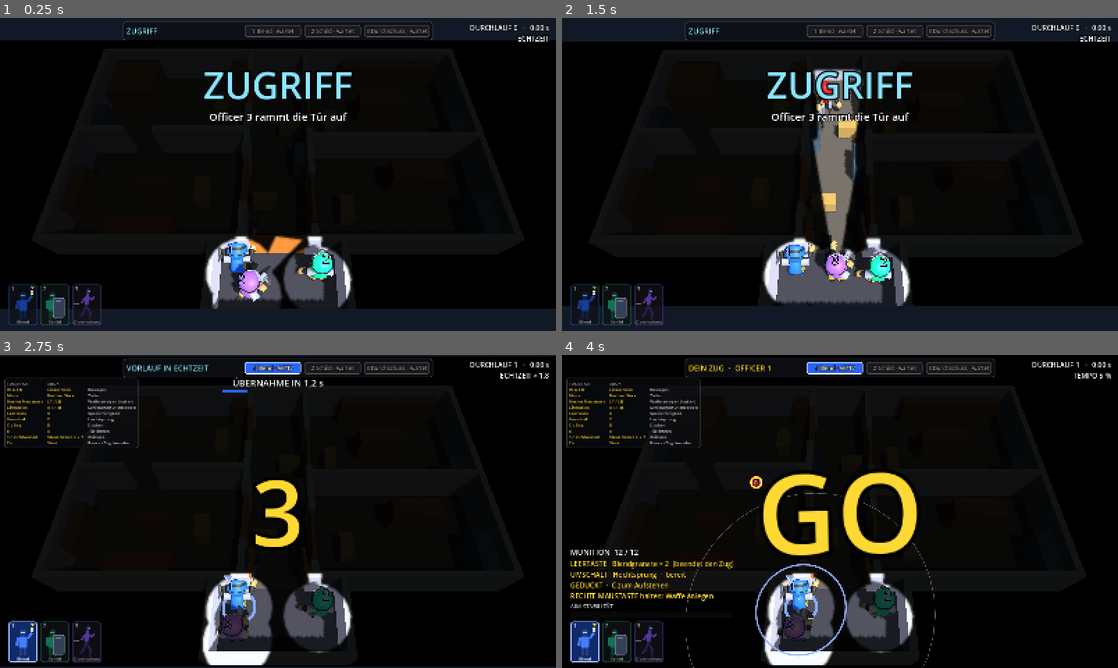
Above: before the commit, frames 1-4 (two rows, left to right).
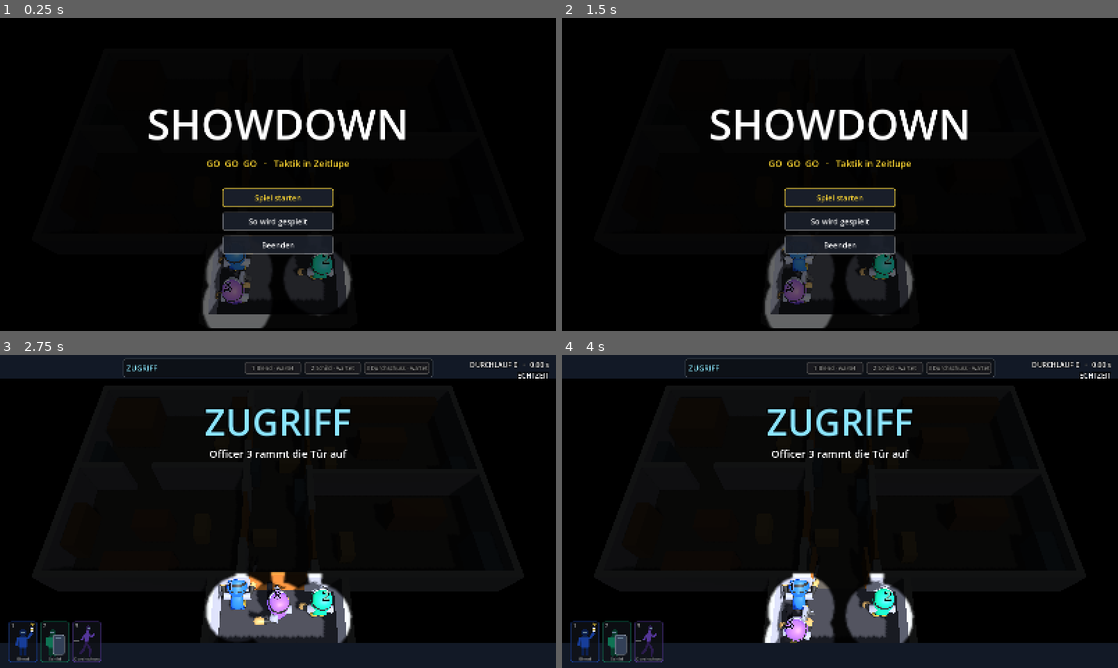
Above: after the commit, the same moments.

Repository: mathologyyy/showdown
Game: Godot game, scene res://scenes/main.tscn
The game is run twice, just before and just after one commit, with the same random seed, the same clock (stepped at 60 frames per second) and the same inputs.
Inputs (mouse positions are in pixels of both pictures, inside the frame that each line leads up to):
- Up to frame 1 (0.25 s): no input
- Up to frame 2 (1.5 s): click (840, 221) at 0.5 s, where only the run after the commit has a clickable "So wird gespielt"; tap Enter (ui_accept) at 1.25 s; move the mouse to (962, 158) at 1.27 s; hold Right (ui_right) from 1.28 s (still down); tap E at 1.35 s; click (962, 158) at 1.42 s
- Up to frame 3 (2.75 s): tap Enter (ui_accept) at 1.52, 2.27 s; move the mouse to (166, 527) at 2.02 s; release Right (ui_right) at 2.03 s; hold Down (ui_down) from 2.03 s (still down); tap Space at 2.1 s; click (166, 527) at 2.17 s; tap E at 2.3 s
- Up to frame 4 (4 s): move the mouse to (895, 442) at 2.77 s; release Down (ui_down) at 2.78 s; hold Right (ui_right) 2.78-3.53 s; tap F at 2.85 s; click (895, 442) at 2.92 s; tap E at 3.05, 3.8 s; move the mouse to (812, 574) at 3.52 s; hold Up (ui_up) from 3.53 s (still down); tap Shift at 3.6 s; click (812, 574) at 3.67 s; tap Enter (ui_accept) at 3.77 s

The runs differ from the first frame. In frame 1, 23% of the frame differs, in the area x 0-100%, y 0-100%; in frame 2, 26%; in frame 3, 16%; in frame 4, 19%.

Commit message:
Treffer-Feedback, Replay-Kamera, Vibration, Hauptmenü mit Einweisung
Co-Authored-By: Claude Fable 5.2 <noreply@anthropic.com>
Claude-Session: https://claude.ai/code/session_019KGUCiKQWdvFfzwKJNJyVD

Diff:
--- a/scripts/fx_overlay.gd
+++ b/scripts/fx_overlay.gd
@@ -9,6 +9,7 @@
 const SPARK_LIFE := 0.16
 const BLOOD_LIFE := 0.30
 const PULSE_LIFE := 0.9         # echte Sekunden
+const TRAIL_LIFE := 0.7         # echte Sekunden: so lange bleibt eine Schussbahn im Replay stehen
 const BULLET_TAIL := 0.9        # sichtbare Länge der Leuchtspur in Metern
 
 var camera: Camera3D
@@ -64,6 +65,12 @@
 		"life": 0.7, "real": true, "radius": radius, "color": Color.WHITE})
 
 
+## Schussbahn, die kurz stehen bleibt und verblasst (Abschluss-Replay).
+func add_trail(from: Vector3, to: Vector3, enemy: bool) -> void:
+	_effects.append({"kind": "trail", "pos": from, "dir": to, "age": 0.0, "life": TRAIL_LIFE,
+		"real": true, "color": Color(1.0, 0.55, 0.1) if enemy else Color(1.0, 1.0, 0.65)})
+
+
 func clear() -> void:
 	_effects.clear()
 	bullets = []
@@ -102,6 +109,7 @@
 			"blood": _draw_blood(e)
 			"pulse": _draw_pulse(e)
 			"flash": _draw_flash(e)
+			"trail": _draw_trail(e)
 	for g in grenades:
 		_draw_grenade(g)
 	for t in threats:
@@ -129,6 +137,15 @@
 	draw_line(tail, head, Color(col, 0.25), 9.0, true)
 	draw_line(tail.lerp(head, 0.4), head, col, 3.5, true)
 	draw_circle(head, 3.5, Color.WHITE)
+
+
+func _draw_trail(e: Dictionary) -> void:
+	var k: float = 1.0 - e.age / e.life
+	var col: Color = e.color
+	var a := _px(e.pos)
+	var b := _px(e.dir)                       # "dir" trägt hier den Endpunkt
+	draw_line(a, b, Color(col, 0.12 * k), 8.0, true)
+	draw_line(a, b, Color(col, 0.5 * k), 2.0, true)
 
 
 func _draw_muzzle(e: Dictionary) -> void:
--- a/scripts/game_manager.gd
+++ b/scripts/game_manager.gd
@@ -21,7 +21,13 @@
 ## Die Simulation läuft ausschließlich in _physics_process mit festem Zeitschritt
 ## (deterministisch, siehe time_control.gd), alles Sichtbare in _process.
 
-enum Phase { PLAYING, BREAK, RESOLVE, FAILED, FINAL_REPLAY, RESULTS, INTRO, REWIND }
+enum Phase { PLAYING, BREAK, RESOLVE, FAILED, FINAL_REPLAY, RESULTS, INTRO, REWIND, MENU }
+
+## Hauptmenü + Einweisung (eigenes Skript, per Pfad geladen).
+const MainMenuScript := preload("res://scripts/main_menu.gd")
+## Hauptmenü schon durchlaufen? Statisch, damit "Neue Mission" (Szene neu laden)
+## direkt ins Spiel führt und nicht wieder ins Menü.
+static var _menu_done := false
 
 ## Was einen Zug beendet (zum Ausprobieren umschaltbar):
 const ENEMY_SHOT_ENDS_TURN := false   # Gegnerschüsse frieren nicht mehr ein, die Kugel fliegt sofort
@@ -107,6 +113,14 @@
 const PAD_RELEASE_DROP := 0.04
 const PAD_TRIGGER := 0.5            # ab dieser Auslenkung gilt ein Trigger (LT/RT) als gedrückt
 const PAD_THROW_DEFAULT := 5.0      # Wurfweite der Granate (m), solange der rechte Stick ruht
+## Treffer-Feedback: so lange steht das Bild bei einem sichtbaren Treffer (echte Sekunden).
+const HITSTOP_SECONDS := 0.07
+## Abschluss-Replay: Kamera folgt dem Team (Abstand als Anteil der Totalen) und fährt beim
+## letzten ausgeschalteten Gegner kurz nah heran, dazu Zeitlupe.
+const REPLAY_ZOOM := 0.72
+const REPLAY_KILL_ZOOM := 0.45
+const REPLAY_KILL_SCALE := 0.2      # Tempo der Zeitlupe beim letzten Treffer
+const REPLAY_KILL_SECONDS := 1.3    # echte Sekunden
 const CAM_PITCH_DEG := 60.0
 const CAM_FOV := 50.0
 
@@ -189,6 +203,14 @@
 var _rp_seg := 0
 var _rp_tick := 0
 var _rp_elapsed := 0
+var _rp_cam_k := 0.0                 # 0 = Totale, 1 = Replay-Kamera folgt dem Team
+var _rp_focus := Vector3.ZERO        # Punkt, auf den die Replay-Kamera schaut
+var _rp_zoom := 1.0
+var _rp_slow := 0.0                  # verbleibende echte Sekunden Zeitlupe (letzter Treffer)
+var _rp_final_done := false          # Zeitlupe beim letzten Gegner schon ausgelöst
+var _rp_last_down := Vector3.ZERO    # dort ist zuletzt ein Gegner gefallen
+var _hitstop := 0.0                  # verbleibende echte Sekunden Bildstopp nach einem Treffer
+var _menu = null                     # Hauptmenü (main_menu.gd), nur bis zum Spielstart
 
 
 func _ready() -> void:
@@ -256,6 +278,7 @@
 	_pause = PauseMenu.new()              # CanvasLayer 10: Pausemenü
 	add_child(_pause)
 	_pause.end_turn_requested.connect(request_hold)
+	_pause.main_menu_requested.connect(_to_main_menu)
 	# Bauart eines schon angeschlossenen Controllers für die Tastenanzeige ermitteln
 	var pads := Input.get_connected_joypads()
 	_set_pad_kind(pads[0] if not pads.is_empty() else -1)
@@ -263,7 +286,42 @@
 	# Tastaturfokus sofort holen (beim Start aus dem Editor sonst erst nach einem Klick)
 	get_window().grab_focus()
 	_last_usec = Time.get_ticks_usec()
+	if _menu_done:
+		_start_intro()
+	else:
+		_open_menu()
+
+
+# =============================================================================
+#  Hauptmenü
+# =============================================================================
+
+## Vor dem ersten Einsatz: Menü über dem stehenden Spielbild. Simulation, HUD und
+## Pausemenü ruhen, bis "Spiel starten" gewählt (und die Einweisung durch) ist.
+func _open_menu() -> void:
+	phase = Phase.MENU
+	_hud.visible = false
+	_pause.enabled = false
+	_menu = MainMenuScript.new()
+	add_child(_menu)
+	_menu.start_requested.connect(_on_menu_start)
+
+
+func _on_menu_start() -> void:
+	_menu_done = true
+	_menu.queue_free()
+	_menu = null
+	_hud.visible = true
+	_pause.enabled = true
+	_last_usec = Time.get_ticks_usec()
 	_start_intro()
+
+
+## Aus dem Pausemenü zurück ins Hauptmenü: Szene neu laden, Menü wieder zeigen.
+func _to_main_menu() -> void:
+	_menu_done = false
+	TimeControl.override_scale = -1.0
+	get_tree().reload_current_scene()
 
 
 # =============================================================================
@@ -676,6 +734,10 @@
 	_rp_seg = 0
 	_rp_tick = 0
 	_rp_elapsed = 0
+	_rp_focus = _level_center()
+	_rp_zoom = 1.0
+	_rp_slow = 0.0
+	_rp_final_done = false
 	_bullets.clear()
 	_grenades.clear()
 	_fx.clear()
@@ -730,6 +792,8 @@
 # =============================================================================
 
 func _physics_process(_delta: float) -> void:
+	if _hitstop > 0.0:
+		return                          # Bildstopp nach einem Treffer
 	if _settle > 0:
 		_settle -= 1
 		return
@@ -959,6 +1023,8 @@
 	_fx.add_muzzle(shooter.eye() + dir * 0.95, dir, shooter is Enemy)
 	_shake = 0.12
 	_snd.play("shot_enemy" if shooter is Enemy else "shot_team", _pitch())
+	if shooter is Officer:
+		_rumble(0.5, 0.0, 0.07)
 
 
 ## Tonhöhe passend zum Spieltempo: in Zeitlupe klingen Schüsse tiefer und gedehnt.
@@ -1013,6 +1079,8 @@
 			b.left -= move
 			if b.left <= 0.0:
 				_impact(b.pos, b.hit_actor)
+				if b.hit_actor:
+					_hit_feedback(b.pos, not b.enemy)
 				_bullets.remove_at(i)
 			continue
 		var to: Vector3 = b.pos + b.dir * step
@@ -1064,6 +1132,7 @@
 				continue
 			if on_actor:
 				hit.collider.kill()
+				_hit_feedback(hit.position, hit.collider is Enemy)
 			_impact(hit.position, on_actor)
 			_bullets.remove_at(i)
 		else:
@@ -1218,6 +1287,7 @@
 	_fx.add_flash(at, FLASH_RADIUS)
 	_shake = 0.2
 	_snd.play("flash", _pitch())
+	_rumble(0.4, 1.0, 0.3)
 	if g.ghost:
 		return
 	for e in enemies:
@@ -1227,6 +1297,25 @@
 			e.blind(FLASH_SECONDS)
 		else:
 			e.hear(at)
+
+
+## Spürbarer Treffer an einer Figur: kurzer Bildstopp, Kamera-Ruck, eigener Ton und
+## Vibration. Nur wenn die Stelle im Sichtkegel liegt – sonst bleibt der Treffer ungewiss.
+## enemy_down: ein Gegner wurde getroffen (sonst Officer oder Geisel).
+func _hit_feedback(pos: Vector3, enemy_down: bool) -> void:
+	if not _vision.is_point_visible(pos):
+		return
+	_hitstop = HITSTOP_SECONDS
+	_shake = maxf(_shake, 0.28)
+	_snd.play("kill" if enemy_down else "loss", _pitch())
+	_rumble(0.5, 0.9, 0.18)
+
+
+## Controller-Vibration (nur wenn gerade mit Controller gespielt wird).
+## weak/strong: Stärke der beiden Motoren 0..1.
+func _rumble(weak: float, strong: float, seconds: float) -> void:
+	if _pad_active:
+		Input.start_joy_vibration(_pad_dev, weak, strong, seconds)
 
 
 ## Einschlag-Effekt, nur wenn die Stelle im Sichtkegel liegt (sonst bleibt der Treffer ungewiss).
@@ -1253,12 +1342,19 @@
 		var is_alive := t[b + 3] > 0.5
 		if a.alive != is_alive:
 			a.set_alive(is_alive)
+			if a is Enemy and not is_alive:
+				_rp_last_down = a.global_position
 		a.apply_flags(int(t[b + 4]))
 		a.update_motion(TimeControl.DT)
+	if not _rp_final_done and _rp_elapsed > 0 and _count_alive(enemies) == 0:
+		# letzter Gegner ausgeschaltet: kurze Zeitlupe, Kamera fährt heran
+		_rp_final_done = true
+		_rp_slow = REPLAY_KILL_SECONDS
 	for s in seg.shots:
 		if s.tick == _rp_tick:
 			_bullets.append({"pos": s.from, "prev": s.from, "dir": s.dir, "enemy": s.enemy,
 				"left": s.dist, "ghost": true, "hit_actor": s.hit_actor})
+			_fx.add_trail(s.from, s.from + s.dir * s.dist, s.enemy)
 			if s.who >= 0:
 				_shot_fx(_all[s.who], s.dir)
 	for d in seg.doors:
@@ -1519,6 +1615,12 @@
 
 	if phase == Phase.INTRO:
 		_update_intro(real_dt)
+	_hitstop = maxf(0.0, _hitstop - real_dt)
+	if phase == Phase.FINAL_REPLAY:
+		# Abschluss-Replay: Echtzeit-Tempo, beim letzten Treffer kurz Zeitlupe
+		_rp_slow = maxf(0.0, _rp_slow - real_dt)
+		var want := REPLAY_KILL_SCALE if _rp_slow > 0.0 else TimeControl.realtime_speed
+		TimeControl.override_scale = move_toward(TimeControl.override_scale, want, real_dt * 8.0)
 	_update_go(real_dt)
 
 	if phase == Phase.BREAK:
@@ -1565,7 +1667,7 @@
 ## Feste Kamera: Abstand so gewählt, dass die ganze Wohnung ins Fenster passt.
 func _update_camera(real_dt: float) -> void:
 	var bd: Array = Level.BOUNDS
-	var center := Vector3((bd[0] + bd[2]) * 0.5, 0.0, (bd[1] + bd[3]) * 0.5)
+	var center := _level_center()
 	var screen := get_viewport().get_visible_rect().size
 	var aspect := screen.x / maxf(screen.y, 1.0)
 	var half := tan(deg_to_rad(CAM_FOV) * 0.5)
@@ -1580,7 +1682,34 @@
 	# Nahaufnahme beim Schuss: weich an den Schützen heranfahren und wieder zurück
 	_cam_k = lerpf(_cam_k, 0.0 if _cut.is_empty() else 1.0, 1.0 - exp(-4.0 * real_dt))
 	var close := Vector3(_cam_focus.x, 0.8, _cam_focus.z) + back * dist * CUT_ZOOM
-	_camera.global_position = overview.lerp(close, smoothstep(0.0, 1.0, _cam_k)) + jitter
+	# Abschluss-Replay: die Kamera folgt dem Team; beim letzten Treffer fährt sie nah heran
+	var in_replay := phase == Phase.FINAL_REPLAY
+	var follow_w := 1.0 - exp(-3.0 * real_dt)
+	_rp_cam_k = lerpf(_rp_cam_k, 1.0 if in_replay else 0.0, 1.0 - exp(-2.5 * real_dt))
+	if in_replay:
+		var kill_shot := _rp_slow > 0.0
+		var target := _rp_last_down if kill_shot else center.lerp(_squad_center(center), 0.7)
+		_rp_focus = _rp_focus.lerp(target, follow_w)
+		_rp_zoom = lerpf(_rp_zoom, REPLAY_KILL_ZOOM if kill_shot else REPLAY_ZOOM, follow_w)
+	var follow := Vector3(_rp_focus.x, 0.0, _rp_focus.z) + back * dist * _rp_zoom
+	var pos := overview.lerp(follow, smoothstep(0.0, 1.0, _rp_cam_k))
+	_camera.global_position = pos.lerp(close, smoothstep(0.0, 1.0, _cam_k)) + jitter
+
+
+func _level_center() -> Vector3:
+	var bd: Array = Level.BOUNDS
+	return Vector3((bd[0] + bd[2]) * 0.5, 0.0, (bd[1] + bd[3]) * 0.5)
+
+
+## Mittelpunkt der lebenden Officer (fallback, wenn keiner lebt).
+func _squad_center(fallback: Vector3) -> Vector3:
+	var sum := Vector3.ZERO
+	var n := 0
+	for o in officers:
+		if o.alive:
+			sum += o.global_position
+			n += 1
+	return sum / n if n > 0 else fallback
 
 
 func _update_vision_and_lasers() -> void:
@@ -1809,6 +1938,8 @@
 			_hud.set_phase("ERGEBNIS", Color.WHITE)
 		Phase.INTRO:
 			_hud.set_phase("ZUGRIFF", COL_REALTIME)
+		Phase.MENU:
+			_hud.set_phase("", Color.WHITE)
 		Phase.REWIND:
 			_hud.set_phase("ZURÜCKSPULEN", COL_REALTIME)
 
--- /dev/null
+++ b/scripts/main_menu.gd
@@ -0,0 +1,318 @@
+extends CanvasLayer
+## Hauptmenü und Einweisung. Liegt als eigene Ebene über dem (noch stehenden) Spiel.
+##  - Menü: „Spiel starten“, „So wird gespielt“, „Beenden“
+##  - Einweisung: drei Tafeln mit je einer gezeichneten Grafik, die das Runden-Prinzip
+##    erklären. Jeder Tastendruck/Klick blättert weiter, Esc bzw. Start überspringt alles.
+##    Sie erscheint automatisch vor der ersten Mission und danach nur noch auf Wunsch.
+## Der GameManager lädt dieses Skript per preload und wartet auf start_requested.
+## Alles per Code aufgebaut (Stil wie pause_menu.gd).
+
+signal start_requested
+
+const OFFICER_COLORS := [
+	Color(0.15, 0.40, 1.00), Color(0.10, 0.75, 0.55), Color(0.55, 0.35, 1.00),
+]
+const ENEMY_COLOR := Color(0.75, 0.08, 0.06)
+const GOLD := Color(1.0, 0.85, 0.2)
+const PAGE_W := 760.0
+
+const PAGES := [
+	{"title": "1 · EIN ZUG PRO OFFICER",
+		"text": "Du steuerst deine drei Officer nacheinander. Ein Zug endet mit deinem Schuss, dem Wurf der Blendgranate oder dem Heben des Schilds. Ob der Schuss trifft, erfährst du noch nicht."},
+	{"title": "2 · ZURÜCKSPULEN",
+		"text": "Nach jedem Zug wird die Zeit zurückgespult. Der nächste Officer startet im selben Moment wie der vorige – dessen Zug läuft als Aufzeichnung mit, und seine Kugeln fliegen jetzt wirklich. So greifen alle drei gleichzeitig an."},
+	{"title": "3 · AUSWERTUNG UND REPLAY",
+		"text": "Zum Schluss laufen alle Züge gemeinsam ab. Sind alle Gegner ausgeschaltet und die Geiseln unverletzt, siehst du den ganzen Einsatz in Echtzeit – und bekommst Sterne für Tempo, wenige Schüsse und wenige Durchläufe."},
+]
+
+## Einweisung wurde schon gezeigt (statisch: bleibt über das Neuladen der Szene erhalten).
+static var briefing_seen := false
+
+var _menu_box: VBoxContainer
+var _start: Button
+var _brief: PanelContainer
+var _b_title: Label
+var _b_text: Label
+var _b_dots: Label
+var _diagram: Diagram
+var _page := 0
+var _brief_then_start := false     # nach der Einweisung direkt ins Spiel (sonst zurück ins Menü)
+
+
+## Grafik einer Einweisungs-Tafel (page 0..2), komplett gezeichnet.
+class Diagram extends Control:
+	const W := 760.0
+	const H := 250.0
+	const COLORS := [
+		Color(0.15, 0.40, 1.00), Color(0.10, 0.75, 0.55), Color(0.55, 0.35, 1.00),
+	]
+	const RED := Color(0.85, 0.15, 0.1)
+	const GOLD := Color(1.0, 0.85, 0.2)
+	const GRAY := Color(0.6, 0.63, 0.68)
+
+	var page := 0
+
+	func _init() -> void:
+		custom_minimum_size = Vector2(W, H)
+		mouse_filter = Control.MOUSE_FILTER_IGNORE
+
+	func set_page(p: int) -> void:
+		page = p
+		queue_redraw()
+
+	func _draw() -> void:
+		draw_rect(Rect2(0, 0, W, H), Color(0.08, 0.09, 0.12, 0.9))
+		match page:
+			0:
+				_draw_turns()
+			1:
+				_draw_rewind()
+			_:
+				_draw_resolve()
+
+	# Tafel 1: drei Officer, jeder mit eigenem Weg und Schuss auf den Gegner
+	func _draw_turns() -> void:
+		var enemy := Vector2(640, 125)
+		var starts: Array[Vector2] = [Vector2(90, 55), Vector2(90, 125), Vector2(90, 195)]
+		var ends: Array[Vector2] = [Vector2(400, 60), Vector2(330, 125), Vector2(420, 200)]
+		for i in 3:
+			var col: Color = COLORS[i]
+			var a: Vector2 = starts[i]
+			var b: Vector2 = ends[i]
+			draw_line(a, b, Color(col, 0.9), 4.0, true)
+			_dashed(b, enemy, GOLD, 2.0)
+			_figure(b, col, "")
+			_figure(a, Color(col, 0.35), str(i + 1))
+			_text(Vector2(a.x - 70, a.y + 38), 140, "Zug %d" % (i + 1), 14, GRAY)
+		_figure(enemy, RED, "!")
+		_text(Vector2(enemy.x - 70, enemy.y + 38), 140, "Gegner", 14, GRAY)
+
+	# Tafel 2: Zeitleiste – jeder Zug beginnt wieder am selben Startmoment
+	func _draw_rewind() -> void:
+		var x0 := 150.0
+		var lengths: Array[float] = [260.0, 380.0, 480.0]
+		draw_line(Vector2(x0, 20), Vector2(x0, 215), Color.WHITE, 2.0)
+		_text(Vector2(x0 - 70, 240), 140, "Start", 14, GRAY)
+		for i in 3:
+			var y := 55.0 + 62.0 * i
+			var col: Color = COLORS[i]
+			var x1: float = x0 + lengths[i]
+			_figure(Vector2(x0 - 50, y), col, str(i + 1))
+			draw_rect(Rect2(x0, y - 9, x1 - x0, 18), Color(col, 0.85))
+			draw_circle(Vector2(x1, y), 9.0, GOLD)                 # der Schuss beendet den Zug
+			_text(Vector2(x1 + 16, y + 5), 120, "Schuss", 14, GOLD, HORIZONTAL_ALIGNMENT_LEFT)
+			if i < 2:
+				# Rückspul-Pfeil zurück zum Start
+				var ya := y + 31.0
+				draw_line(Vector2(x1, ya), Vector2(x0 + 14, ya), GRAY, 2.0, true)
+				_triangle(Vector2(x0 + 4, ya), Vector2(-1, 0), 9.0, GRAY)
+				_triangle(Vector2(x0 + 18, ya), Vector2(-1, 0), 9.0, GRAY)
+
+	# Tafel 3: alle Züge laufen zusammen ab, danach die Wertung
+	func _draw_resolve() -> void:
+		var x0 := 150.0
+		var lengths: Array[float] = [260.0, 380.0, 480.0]
+		_triangle(Vector2(x0 - 62, 110), Vector2(1, 0), 26.0, Color.WHITE)
+		for i in 3:
+			var y := 70.0 + 40.0 * i
+			var col: Color = COLORS[i]
+			draw_rect(Rect2(x0, y - 9, lengths[i], 18), Color(col, 0.85))
+			draw_circle(Vector2(x0 + lengths[i], y), 9.0, GOLD)
+		# Abspielmarke
+		draw_line(Vector2(x0 + 300, 40), Vector2(x0 + 300, 180), Color.WHITE, 3.0)
+		for i in 3:
+			_star(Vector2(300.0 + 80.0 * i, 215), 20.0, GOLD)
+
+	func _figure(at: Vector2, col: Color, label: String) -> void:
+		draw_circle(at, 20.0, col)
+		draw_arc(at, 20.0, 0.0, TAU, 32, Color(1, 1, 1, 0.8), 2.0, true)
+		if label != "":
+			_text(Vector2(at.x - 20, at.y + 8), 40, label, 22, Color.WHITE)
+
+	func _text(pos: Vector2, width: float, text: String, font_size: int, col: Color,
+			align := HORIZONTAL_ALIGNMENT_CENTER) -> void:
+		draw_string(get_theme_default_font(), pos, text, align, width, font_size, col)
+
+	func _dashed(a: Vector2, b: Vector2, col: Color, width: float) -> void:
+		var n := int(a.distance_to(b) / 14.0)
+		for i in n:
+			if i % 2 == 0:
+				draw_line(a.lerp(b, float(i) / n), a.lerp(b, float(i + 1) / n), col, width, true)
+
+	## Gefülltes Dreieck, Spitze in Richtung dir.
+	func _triangle(center: Vector2, dir: Vector2, s: float, col: Color) -> void:
+		var side := Vector2(-dir.y, dir.x)
+		draw_colored_polygon(PackedVector2Array([
+			center + dir * s, center - dir * s * 0.6 + side * s * 0.8,
+			center - dir * s * 0.6 - side * s * 0.8]), col)
+
+	func _star(center: Vector2, radius: float, col: Color) -> void:
+		var pts := PackedVector2Array()
+		for i in 10:
+			var r := radius if i % 2 == 0 else radius * 0.45
+			pts.append(center + Vector2.UP.rotated(TAU * i / 10.0) * r)
+		draw_colored_polygon(pts, col)
+
+
+func _ready() -> void:
+	layer = 8                                  # über dem HUD (3), unter dem Pausemenü (10)
+	var root := Control.new()
+	root.set_anchors_and_offsets_preset(Control.PRESET_FULL_RECT)
+	root.mouse_filter = Control.MOUSE_FILTER_IGNORE
+	add_child(root)
+
+	# Abdunklung über dem Spielbild, fängt Mausklicks ab
+	var dim := ColorRect.new()
+	dim.color = Color(0.0, 0.0, 0.0, 0.6)
+	dim.mouse_filter = Control.MOUSE_FILTER_STOP
+	root.add_child(dim)
+	dim.set_anchors_and_offsets_preset(Control.PRESET_FULL_RECT)
+
+	# --- Menü ---
+	_menu_box = VBoxContainer.new()
+	_menu_box.add_theme_constant_override("separation", 14)
+	root.add_child(_menu_box)
+	_menu_box.set_anchors_and_offsets_preset(Control.PRESET_CENTER)
+	_menu_box.grow_horizontal = Control.GROW_DIRECTION_BOTH
+	_menu_box.grow_vertical = Control.GROW_DIRECTION_BOTH
+	var title := _label(_menu_box, 120, Color.WHITE)
+	title.text = "SHOWDOWN"
+	title.add_theme_constant_override("outline_size", 20)
+	var sub := _label(_menu_box, 26, GOLD)
+	sub.text = "GO  GO  GO   ·   Taktik in Zeitlupe"
+	var gap := Control.new()
+	gap.custom_minimum_size.y = 26
+	_menu_box.add_child(gap)
+	_start = _button(_menu_box, "Spiel starten")
+	_start.pressed.connect(_on_start)
+	_button(_menu_box, "So wird gespielt").pressed.connect(_open_briefing.bind(false))
+	_button(_menu_box, "Beenden").pressed.connect(_on_quit)
+
+	# --- Einweisung ---
+	_brief = PanelContainer.new()
+	_brief.add_theme_stylebox_override("panel", _box(Color(0.04, 0.05, 0.07, 0.96), Color(1, 1, 1, 0.3), 26))
+	root.add_child(_brief)
+	_brief.set_anchors_and_offsets_preset(Control.PRESET_CENTER)
+	_brief.grow_horizontal = Control.GROW_DIRECTION_BOTH
+	_brief.grow_vertical = Control.GROW_DIRECTION_BOTH
+	var col := VBoxContainer.new()
+	col.add_theme_constant_override("separation", 16)
+	_brief.add_child(col)
+	_b_title = _label(col, 40, GOLD)
+	_diagram = Diagram.new()
+	col.add_child(_diagram)
+	_b_text = _label(col, 22, Color.WHITE)
+	_b_text.autowrap_mode = TextServer.AUTOWRAP_WORD_SMART
+	_b_text.custom_minimum_size = Vector2(PAGE_W, 96)
+	_b_dots = _label(col, 26, Color.WHITE)
+	var hint := _label(col, 15, Color(0.7, 0.7, 0.7))
+	hint.text = "Weiter: beliebige Taste oder Klick      Überspringen: Esc / Start"
+	_brief.visible = false
+
+	_start.grab_focus()
+
+
+func _on_start() -> void:
+	if briefing_seen:
+		start_requested.emit()
+	else:
+		_open_briefing(true)
+
+
+func _on_quit() -> void:
+	get_tree().quit()
+
+
+func _open_briefing(then_start: bool) -> void:
+	_brief_then_start = then_start
+	_page = 0
+	_menu_box.visible = false
+	_brief.visible = true
+	_show_page()
+
+
+func _show_page() -> void:
+	var info: Dictionary = PAGES[_page]
+	_b_title.text = info.title
+	_b_text.text = info.text
+	_diagram.set_page(_page)
+	var dots := ""
+	for i in PAGES.size():
+		dots += "●  " if i == _page else "○  "
+	_b_dots.text = dots.strip_edges()
+
+
+func _next_page() -> void:
+	_page += 1
+	if _page >= PAGES.size():
+		_close_briefing()
+	else:
+		_show_page()
+
+
+func _close_briefing() -> void:
+	briefing_seen = true
+	_brief.visible = false
+	if _brief_then_start:
+		start_requested.emit()
+	else:
+		_menu_box.visible = true
+		_start.grab_focus()
+
+
+## Einweisung offen: jeder Tastendruck, Controller-Knopf oder Klick blättert weiter,
+## Esc bzw. Start überspringt den Rest. (Berührungen kommen als Mausklick an.)
+func _input(event: InputEvent) -> void:
+	if not _brief.visible:
+		return
+	var is_key: bool = event is InputEventKey and event.pressed and not event.echo
+	var is_pad: bool = event is InputEventJoypadButton and event.pressed
+	var is_click: bool = event is InputEventMouseButton and event.pressed \
+			and event.button_index == MOUSE_BUTTON_LEFT
+	if not (is_key or is_pad or is_click):
+		return
+	get_viewport().set_input_as_handled()
+	if (is_key and event.physical_keycode == KEY_ESCAPE) or (is_pad and event.button_index == JOY_BUTTON_START):
+		_close_briefing()
+	else:
+		_next_page()
+
+
+func _box(bg: Color, border: Color, margin := 10) -> StyleBoxFlat:
+	var sb := StyleBoxFlat.new()
+	sb.bg_color = bg
+	sb.border_color = border
+	sb.set_border_width_all(2)
+	sb.set_corner_radius_all(6)
+	sb.set_content_margin_all(margin)
+	return sb
+
+
+func _label(parent: Node, size: int, color: Color) -> Label:
+	var l := Label.new()
+	l.add_theme_font_size_override("font_size", size)
+	l.add_theme_color_override("font_color", color)
+	l.add_theme_color_override("font_outline_color", Color.BLACK)
+	l.add_theme_constant_override("outline_size", 6)
+	l.horizontal_alignment = HORIZONTAL_ALIGNMENT_CENTER
+	l.mouse_filter = Control.MOUSE_FILTER_IGNORE
+	parent.add_child(l)
+	return l
+
+
+func _button(parent: Node, text: String) -> Button:
+	var b := Button.new()
+	b.text = text
+	b.custom_minimum_size = Vector2(320, 54)
+	b.size_flags_horizontal = Control.SIZE_SHRINK_CENTER
+	b.add_theme_font_size_override("font_size", 22)
+	b.add_theme_color_override("font_color", Color.WHITE)
+	b.add_theme_color_override("font_hover_color", GOLD)
+	b.add_theme_color_override("font_focus_color", GOLD)
+	b.add_theme_color_override("font_pressed_color", Color.WHITE)
+	b.add_theme_stylebox_override("normal", _box(Color(0.10, 0.12, 0.16, 0.95), Color(1, 1, 1, 0.25), 8))
+	b.add_theme_stylebox_override("hover", _box(Color(0.16, 0.19, 0.25, 0.95), Color(1, 1, 1, 0.5), 8))
+	b.add_theme_stylebox_override("pressed", _box(Color(0.08, 0.10, 0.14, 0.95), GOLD, 8))
+	b.add_theme_stylebox_override("focus", _box(Color(0.10, 0.12, 0.16, 0.95), GOLD, 8))
+	parent.add_child(b)
+	return b
--- a/scripts/pause_menu.gd
+++ b/scripts/pause_menu.gd
@@ -9,6 +9,11 @@
 ## „Zug beenden“ gewählt: der GameManager beendet den Zug des aktiven Officers
 ## (Position halten). Bewusst nur hier im Menü, damit es nicht versehentlich passiert.
 signal end_turn_requested
+## „Hauptmenü“ gewählt: der GameManager lädt die Szene neu und zeigt das Hauptmenü.
+signal main_menu_requested
+
+## false: Esc/Start öffnen das Menü nicht (solange das Hauptmenü zu sehen ist).
+var enabled := true
 
 var is_open := false
 
@@ -54,6 +59,7 @@
 	_resume.pressed.connect(close)
 	_button(col, "Zug beenden (Position halten)").pressed.connect(end_turn)
 	_button(col, "Mission neu starten").pressed.connect(restart)
+	_button(col, "Hauptmenü").pressed.connect(to_main_menu)
 	_button(col, "Beenden").pressed.connect(quit_game)
 
 	var hint := _label(col, 14, Color(0.7, 0.7, 0.7))
@@ -134,12 +140,19 @@
 	get_tree().reload_current_scene()
 
 
+func to_main_menu() -> void:
+	close()
+	main_menu_requested.emit()
+
+
 func quit_game() -> void:
 	get_tree().paused = false
 	get_tree().quit()
 
 
 func _input(event: InputEvent) -> void:
+	if not enabled:
+		return
 	# Esc gehört dem Pausemenü – das Spiel beendet es nicht mehr
 	if event is InputEventKey and event.physical_keycode == KEY_ESCAPE \
 			and event.pressed and not event.echo:
--- a/scripts/sound_bank.gd
+++ b/scripts/sound_bank.gd
@@ -32,6 +32,8 @@
 	_add("freeze", _tone(0.35, 110.0, 55.0, 0.1), -4.0)
 	_add("rewind", _tone(0.9, 300.0, 1500.0, 0.25), -8.0)
 	_add("alarm", _tone(0.18, 520.0, 390.0, 0.0), -9.0)
+	_add("kill", _tone(0.25, 900.0, 220.0, 0.25), -5.0)     # Gegner ausgeschaltet
+	_add("loss", _tone(0.45, 220.0, 60.0, 0.15), -4.0)      # Officer oder Geisel getroffen
 	for i in VOICES:
 		var p := AudioStreamPlayer.new()
 		add_child(p)
